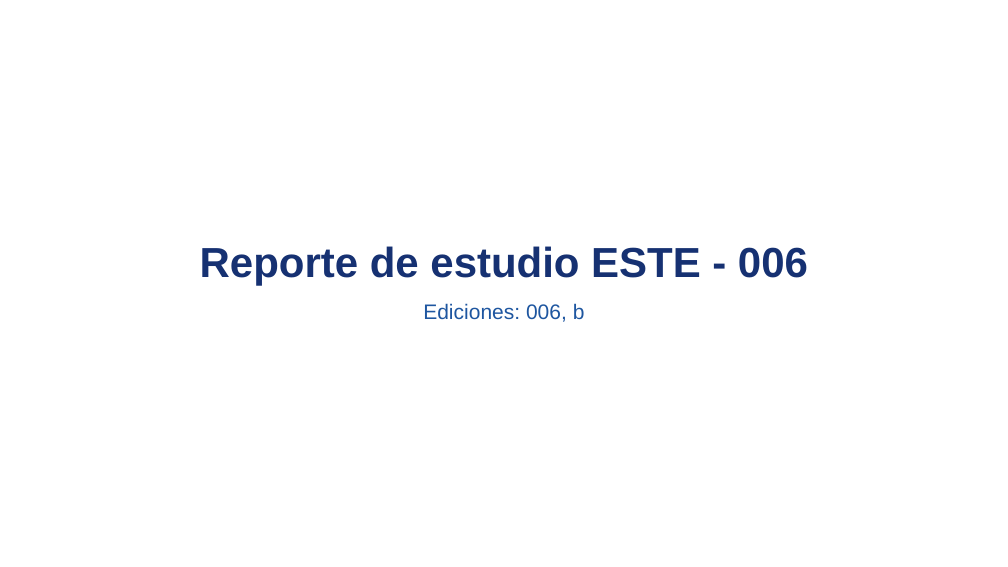
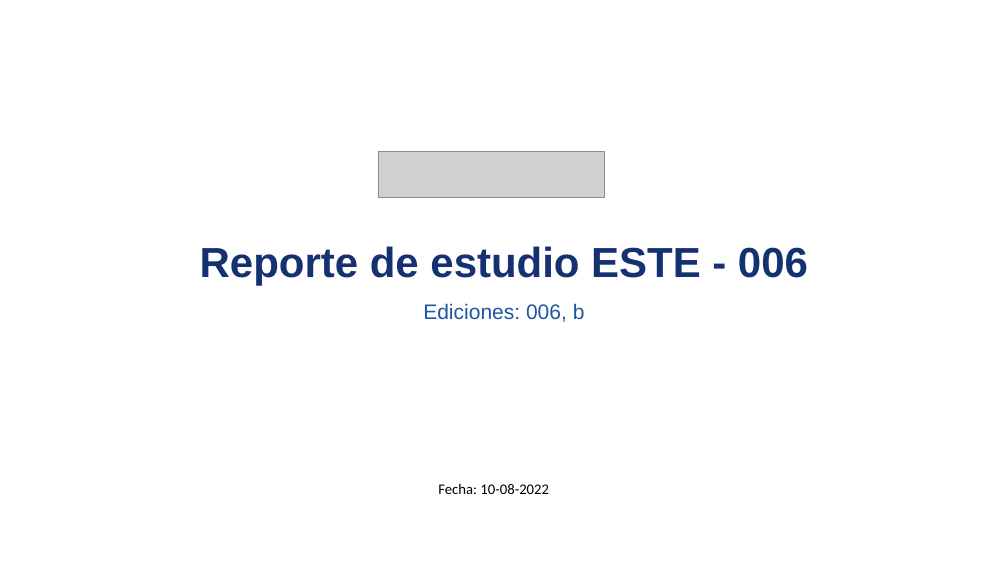
Before and after one commit to david-monroy/sistema-aid, a slide deck: slide 1 of sistemaaid/backend/ia/presentaciones/pruebapresentaciones.pptx. Drawn at 1008x567 pixels with LibreOffice and Linux fonts; fonts in the diff are those of the drawing; grey boxes stand for pictures. Boxes give left, top, right and bottom in pixels: in the first picture for what was removed or moved away, otherwise in the second. Text is boxed around its words. In the diff, an @@ line names an element or a change of style, - is before the commit and + after.

```diff
--- a/sistemaaid/backend/ia/presentaciones/pruebapresentaciones.pptx
+++ b/sistemaaid/backend/ia/presentaciones/pruebapresentaciones.pptx
@@ picture added at [378,151,605,197] @@
@@ text added at [438,484,549,494], 14 pt, text #000000 @@
+Fecha: 10-08-2022
```
Also in this commit, not shown: 2 other slides changed, 2 other files.
